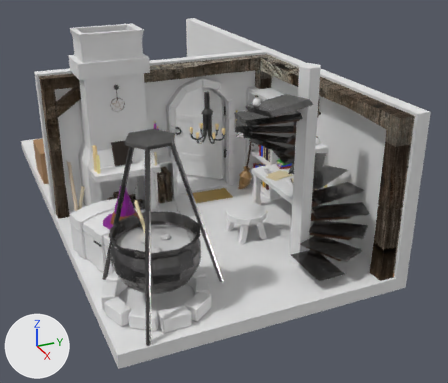
An edit to the FBX model Assets/MyAssets/Models/Witchroom/Witch Room Dieter.fbx, drawn before and after from the same camera.
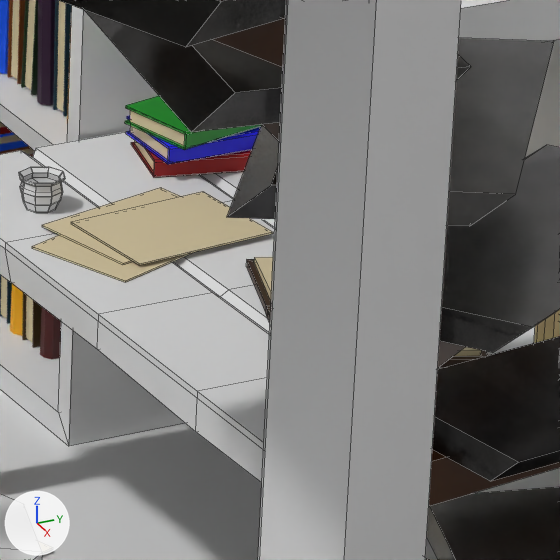
The first picture shows the older version from a 50 mm lens placed at (7.78, -3.24, 4.73), pointed at (-1.22, 0.81, 0.23). The close-ups show the older and then the newer version on the part from 58% to 73% of the width and 39% to 56% of the height of that picture. Only the edits that show in the close-ups are written down. Arrows for +X, +Y and +Z are at lower left; the lights stay in place. The close-ups show mesh edges as thin lines. Where no turn or scale is listed for an object, it has been applied to the vertices. Vertices at exactly the same position are counted once.

Before the edit, the objects in view are built like this:
```python
me_cube_131 = bpy.data.meshes.new('Cube.131')
me_cube_131.from_pydata(...)  # 104 vertices, 78 faces; spans x -0.8..0.9, y -1.03..0.95, z -1.17..1.17
me_cube_131.materials.append(mat_metal)  # picture img_metal__17__jpg
me_cylinder_033 = bpy.data.meshes.new('Cylinder.033')
me_cylinder_033.from_pydata(...)  # 82 vertices, 80 faces; spans x -0.0473..0.0473, y -0.0473..0.0473, z -0.0368..0.0327
me_cylinder_033.materials.append(mat_material)  # white #e7e7e7
me_plane_009 = bpy.data.meshes.new('Plane.009')
me_plane_009.from_pydata(...)  # 24 vertices, 18 faces; spans x -0.201..0.165, y -0.186..0.258, z -0.002..0.011
me_plane_009.materials.append(mat_colormap)  # picture img_mycolorpalette_png
ob_ink_001 = bpy.data.objects.new('Ink.001', me_cylinder_033)
ob_ink_001.location = (-0.71, 1.361, 0.722)
ob_plane_004 = bpy.data.objects.new('Plane.004', me_plane_009)
ob_plane_004.location = (-0.482, 1.436, 0.69)
ob_stair_steps_002 = bpy.data.objects.new('Stair Steps.002', me_cube_131)
ob_stair_steps_002.location = (0.948, 1.057, 1.338)
# also in view: 'Right Wall.002' at (-2.0, 2.1, 1.2); 'Book deskshelf 1.015' at (-0.81, 1.77, 0.74); 'Support.001' at (1.0, 1.01, 1.27); 'Stair pole.002' at (1.0, 1.01, 1.44); 'Desk.002' at (-0.22, 1.61, 0.64)
```
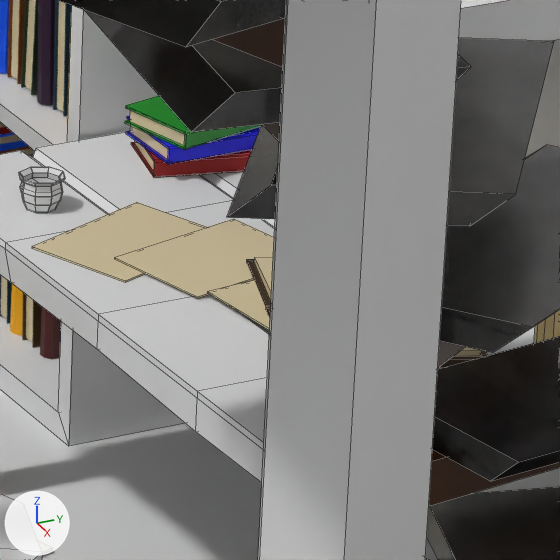
Where the newer file only moved an object's origin or applied its transform, the numbers keep the older frame.

Scene script edits in JSON lines:
```json
{"block": "me_plane_009", "where": "# used by ob_plane_004; location = (-0.482, 1.436, 0.69)"}
{"op": "remove", "block": "me_plane_009", "code": "me_plane_009.from_pydata(...)  # 24 vertices, 18 faces; spans x -0.201..0.165, y -0.186..0.258, z -0.002..0.011"}
{"op": "add", "block": "me_plane_009", "code": "me_plane_009.from_pydata(...)  # 24 vertices, 18 faces; spans x -0.647..0.039, y 1.25..1.771, z 0.688..0.701"}
{"block": "me_plane_009", "change": "me_plane_009 part 1: the loose piece of 8 vertices spanning x -0.165..0.165, y -0.186..0.186, z -0.002..0.002 is moved by (-0.482, 1.436, 0.69)"}
{"block": "me_plane_009", "change": "me_plane_009 part 2: the loose piece of 8 vertices spanning x -0.201..0.098, y -0.125..0.23, z 0.003..0.006 is moved by (-0.285, 1.488, 0.69)"}
{"block": "me_plane_009", "change": "me_plane_009 part 3: the loose piece of 8 vertices spanning x -0.141..0.123, y -0.072..0.258, z 0.007..0.011 is moved by (-0.083, 1.512, 0.69)"}
{"op": "set", "path": "ob_plane_004.location", "old": "(-0.482, 1.436, 0.69)", "new": "(0.0, 0.0, 0.0)"}
```

Where the change shows, as pixel boxes (x1, y1, x2, y2) in the close-ups (560 x 560 px; the box of a moved part takes in the faces that stretch with it):
```json
{"object": "Plane.004", "change": "reshaped, moved", "before": [32, 188, 273, 282], "after": [32, 202, 274, 330]}
{"part": 1, "of": "me_plane_009", "change": "moved or reshaped", "before": [32, 235, 192, 282], "after": [32, 202, 207, 282]}
{"part": 2, "of": "me_plane_009", "change": "moved or reshaped", "before": [42, 188, 180, 265], "after": [114, 219, 274, 298]}
{"part": 3, "of": "me_plane_009", "change": "moved or reshaped", "before": [71, 191, 273, 265], "after": [207, 280, 270, 330]}
```
